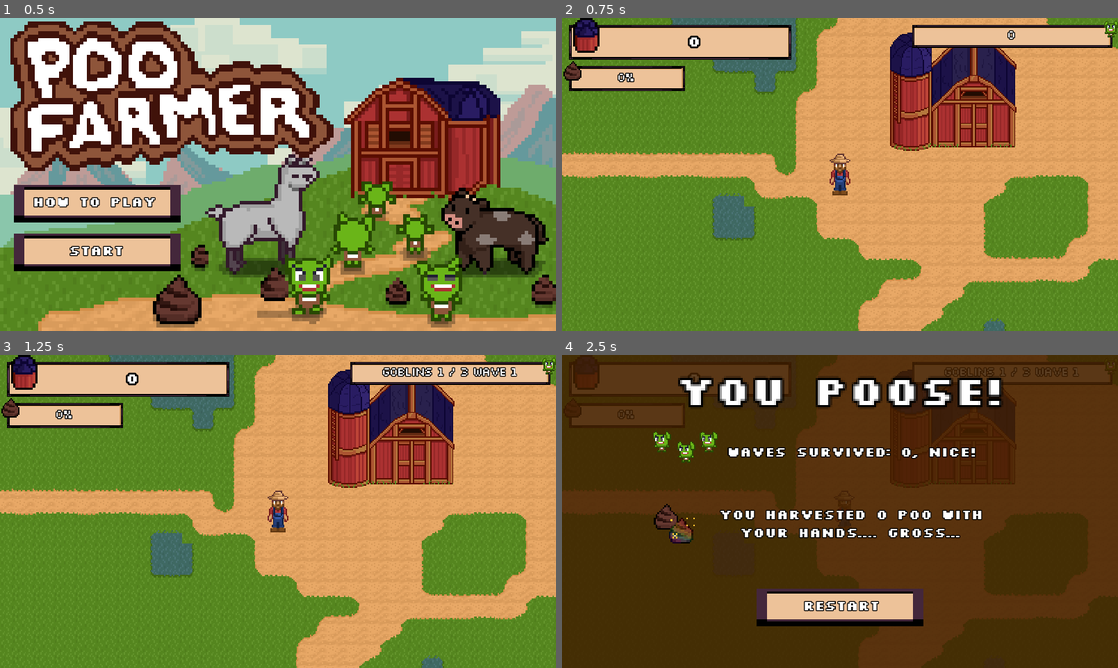
Above: before the commit, frames 1-4 (two rows, left to right).
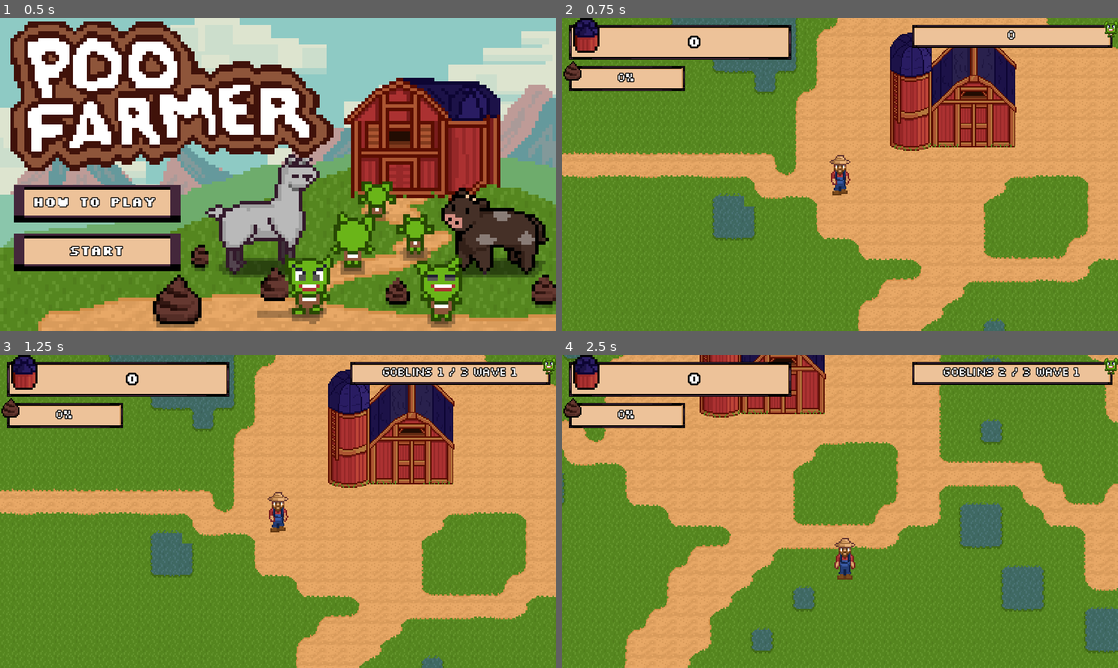
Above: after the commit, the same moments.

Repository: astro-panda/poo-farmer
Game: Godot game, scene res://Scenes/Main.tscn
Two runs of this game, one before a commit and one after it. Both use one fixed random seed, a clock stepped at 60 frames per second and the inputs below.
Inputs (mouse positions are in pixels of both pictures, inside the frame that each line leads up to):
- Up to frame 1 (0.5 s): no input
- Up to frame 2 (0.75 s): click "Start" at 0.5 s
- Up to frame 3 (1.25 s): no input
- Up to frame 4 (2.5 s): tap Enter at 1.25 s; move the mouse to (962, 495) at 1.27 s; hold Right (move_right) 1.28-2.03 s; hold X (game_over) 1.28-2.03 s; click (962, 495) at 1.42 s; move the mouse to (728, 527) at 2.02 s; hold Down (move_down) from 2.03 s (still down); tap Keypad 0 (deep_pockets) at 2.1 s; tap X (game_over) at 2.3 s

Frame 1 is identical in both runs. In frame 2, 0.2% of the frame differs, in the area x 48-52%, y 43-57%; in frame 3, 0.2%; in frame 4, 100%, in the area x 0-100%, y 0-100%.

Commit message:
fixed the goblin

Diff:
--- a/poofarmer/Scenes/Animal/Animal.tscn
+++ b/poofarmer/Scenes/Animal/Animal.tscn
@@ -458,7 +458,7 @@
 [node name="Animal" type="KinematicBody2D" groups=["animal"]]
 scale = Vector2( 1.5, 1.5 )
 collision_layer = 2
-collision_mask = 12
+collision_mask = 4
 script = ExtResource( 1 )
 poo_timer_min = 1.0
 poo_timer_max = 10.0
@@ -469,7 +469,7 @@
 [node name="Sprite" type="AnimatedSprite" parent="."]
 frames = SubResource( 2 )
 animation = "Chicken - down"
-frame = 2
+frame = 1
 playing = true
 
 [node name="CollisionShape2D" type="CollisionShape2D" parent="."]
--- a/poofarmer/Scenes/Goblin.tscn
+++ b/poofarmer/Scenes/Goblin.tscn
@@ -112,7 +112,7 @@
 scale = Vector2( 1.5, 1.5 )
 frames = SubResource( 17 )
 animation = "down"
-frame = 3
+frame = 1
 playing = true
 
 [node name="CollisionShape2D" type="CollisionShape2D" parent="."]
@@ -129,7 +129,7 @@
 
 [node name="PooPickupDetection" type="Area2D" parent="."]
 collision_layer = 8
-collision_mask = 20
+collision_mask = 21
 
 [node name="CollisionShape2D" type="CollisionShape2D" parent="PooPickupDetection"]
 position = Vector2( 0, 11 )
--- a/poofarmer/Scenes/Player.tscn
+++ b/poofarmer/Scenes/Player.tscn
@@ -157,7 +157,7 @@
 scale = Vector2( 1.5, 1.5 )
 frames = SubResource( 2 )
 animation = "down"
-frame = 2
+frame = 1
 playing = true
 
 [node name="SpeechBubble" type="AnimatedSprite" parent="PlayerSprite"]
--- a/poofarmer/Scripts/EnemySpawner.gd
+++ b/poofarmer/Scripts/EnemySpawner.gd
@@ -49,6 +49,7 @@
 
 		enemy.position = spawnLoc
 		enemy.fleeingVector = spawnLoc
+		enemy.speed *= 1 + (wave_count - 1) / 10
 		enemy.connect("global_poo_stolen", player, "_on_Goblin_global_poo_stolen")
 
 		if population_countdown > 0:
@@ -64,8 +65,10 @@
 func _on_GenerationTimer_timeout():
 	wave_count += 1
 	var base_count = goblin_population * wave_count
-	current_population = base_count + (randi() % (base_count/2)) - (base_count/2)
+	current_population = base_count + (randi() % base_count) - (base_count/2)
 	population_countdown = current_population
+	if wave_count % 3 == 0:
+		Timers.spawn.wait_time *= 0.5
 	Timers.spawn.start()
 
 func _on_HudUpdateTimer_timeout():
--- a/poofarmer/Scripts/Goblin.gd
+++ b/poofarmer/Scripts/Goblin.gd
@@ -4,8 +4,9 @@
 signal global_poo_stolen(stealAmount)
 
 # Declare member variables here. Examples:
-export var speed = 2500
+export var speed = 4000
 export var fleeSpeedMultiplier = 4
+export var pooCapacity = 5
 onready var silo = get_tree().get_nodes_in_group("silo")[0]
 onready var player = get_tree().get_nodes_in_group("player")[0]
 onready var audio_ctrl = $MobAudioController
@@ -15,6 +16,7 @@
 var health = 4
 var stealAmount = 3
 var siloStealAmount = 5
+var poosPickedUp = 0
 var isFleeing = false
 var fleeingVector = Vector2(0,0)
 
@@ -26,9 +28,9 @@
 # Called every frame. 'delta' is the elapsed time since the previous frame.
 func _process(delta):
 	var velocity = Vector2()
-	if playerNearby && playerHasPoo:
+	if playerNearby && playerHasPoo && !isFleeing:
 		velocity = move_at_body(player, delta)
-	elif currentPooTargets.size() > 0:
+	elif currentPooTargets.size() > 0 && poosPickedUp <= pooCapacity:
 		var currentPoo = currentPooTargets.front()
 		while !is_instance_valid(currentPoo) && currentPooTargets.size() > 0:
 			currentPooTargets.pop_front()
@@ -51,6 +53,7 @@
 			velocity = move_and_slide(velocity)
 			if (position.distance_to(fleeingVector) < 50):
 				isFleeing = false
+				poosPickedUp = 0
 		else:
 			velocity = (silo.position - position).normalized() * speed * delta
 			velocity = move_and_slide(velocity)
@@ -81,10 +84,17 @@
 func _on_PooPickupDetection_area_entered(area):
 	if (area.is_in_group("poo")):
 		removePooFromTargets(area, true)
+		poosPickedUp += 1
 
 	if (area.is_in_group("silo")):
 		emit_signal("global_poo_stolen", siloStealAmount)
 		isFleeing = true
+		poosPickedUp = 0
+
+	if area.is_in_group("player") && playerHasPoo:
+		isFleeing = true
+		player.steal_poo(stealAmount)
+		audio_ctrl.act(0)
 
 
 func removePooFromTargets(poo, destroy):
--- a/poofarmer/Scripts/Player.gd
+++ b/poofarmer/Scripts/Player.gd
@@ -54,9 +54,9 @@
 	screen_size = Vector2(3072, 3072)
 
 # Called every frame. 'delta' is the elapsed time since the previous frame.
-func _process(_delta):
-	if Input.is_action_pressed("game_over"):
-		game_over()
+#func _process(_delta):
+#	if Input.is_action_pressed("game_over"):
+#		game_over()
 
 func _physics_process(_delta):
 	if shoot_enabled && Input.is_action_pressed("player_fire"):
